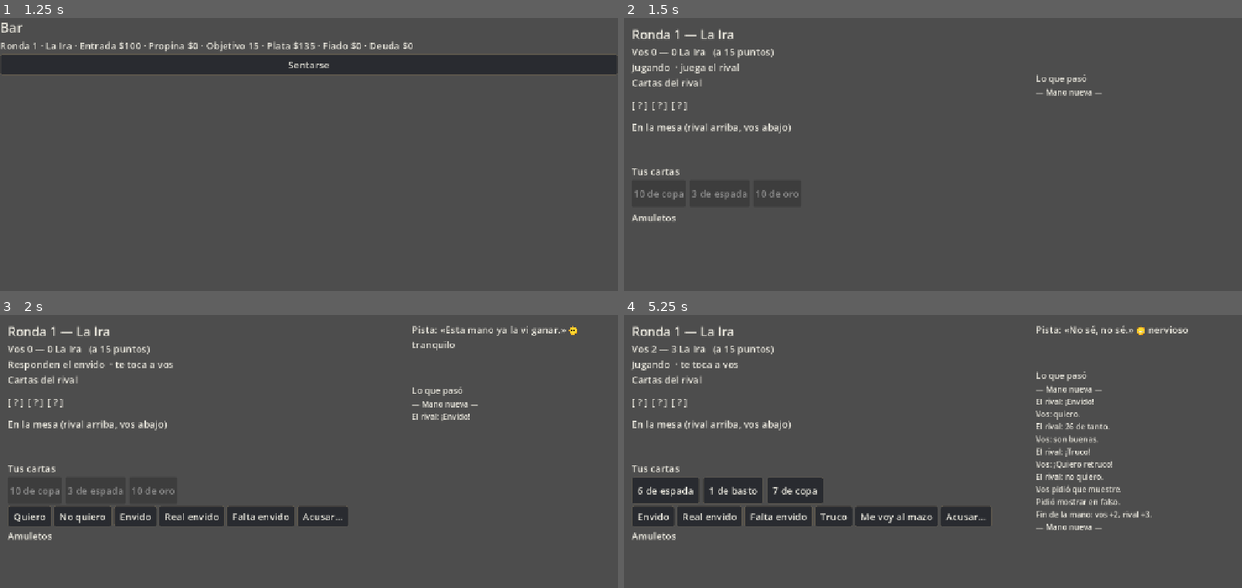
Above: before the commit, frames 1-4 (two rows, left to right).
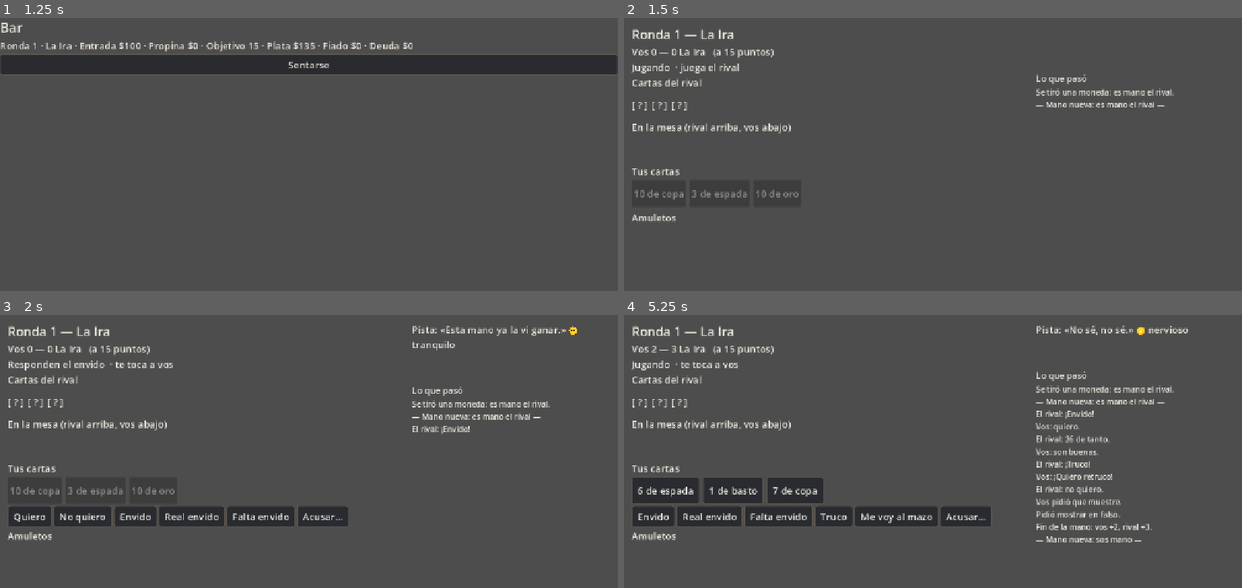
Above: after the commit, the same moments.

Repository: JoakoZarza/paye
Game: Godot game, scene res://ui/main.tscn
Same seed, same stepped clock (60 frames per second), same inputs: the game is played once before the commit and once after it.
Inputs:
- Up to frame 1 (1.25 s): click "Normal — Partida equilibrada …" at 0.5 s
- Up to frame 2 (1.5 s): click "Sentarse" at 1.25 s
- Up to frame 3 (2 s): no input
- Up to frame 4 (5.25 s): click "Quiero" at 2 s; click "Son buenas" at 2.75 s; click "Quiero retruco" at 3.5 s; click "Mostrame" at 4.25 s; click "Seguir" at 5 s

Frame 1 is identical in both runs. In frame 2, 0.5% of the frame differs, in the area x 66-89%, y 25-33%; in frame 3, 0.7%; in frame 4, 2.5%, in the area x 66-89%, y 25-84%.

Commit message:
fix(truco): irse al mazo con el envido ganado lo cobra el rival; la moneda decide el primer mano
Co-Authored-By: Claude Opus 5.5 <noreply@anthropic.com>

Diff:
--- a/core/ai/dealer_brain.gd
+++ b/core/ai/dealer_brain.gd
@@ -269,7 +269,8 @@
 		_emit_tell(st)
 		return truco_call
 	var lost_a_baza := view.baza_results().has(1 - me)
-	if pt < MAZO_STRENGTH and lost_a_baza and view.truco_level() >= MAZO_MIN_LEVEL:
+	# Con el envido ganado no se va al mazo: perdería esos puntos sin mostrar.
+	if pt < MAZO_STRENGTH and lost_a_baza and view.truco_level() >= MAZO_MIN_LEVEL and view.envido_winner() != me:
 		return TrucoAction.make(T.MAZO, me)
 	return TrucoAction.make(T.PLAY_CARD, me, pick_card(view))
 
@@ -327,7 +328,7 @@
 		- profile.stubbornness * TRUCO_ACCEPT_STUBBORN - model.truco_call_rate() * TRUCO_ACCEPT_CALLS
 	if pt >= accept_at:
 		return TrucoAction.make(T.QUIERO, me)
-	if pt < TRUCO_FOLD and profile.stubbornness < FOLD_MAX_STUBBORN:
+	if pt < TRUCO_FOLD and profile.stubbornness < FOLD_MAX_STUBBORN and view.envido_winner() != me:
 		return TrucoAction.make(T.MAZO, me)
 	return TrucoAction.make(T.NO_QUIERO, me)
 
--- a/core/truco/hand.gd
+++ b/core/truco/hand.gd
@@ -287,6 +287,11 @@
 			var points := _truco.rejected_value() if _truco.pending else _truco.accepted_value()
 			truco_points[1 - p] = points
 			events.append(GameEvent.make(&"mazo", {"player": p}))
+			# Irse al mazo sin mostrar el tanto ganado: el envido lo cobra el rival.
+			if _envido_accepted and _envido_winner == p:
+				envido_points[1 - p] += _envido_value
+				_envido_winner = -1
+				events.append(GameEvent.make(&"envido_forfeit", {"player": p, "points": _envido_value}))
 			_finish(events)
 		T.DEMAND_SHOW, T.ACCEPT_TANTO:
 			_resolve_show(p, a.type == T.DEMAND_SHOW, events)
--- a/core/truco/hand_view.gd
+++ b/core/truco/hand_view.gd
@@ -62,3 +62,8 @@
 
 func opponent_card_count() -> int:
 	return _hand.cards[1 - me].size()
+
+
+## Quién ganó el envido (provisorio, antes de mostrar); -1 si nadie.
+func envido_winner() -> int:
+	return _hand.envido_winner()
--- a/core/truco/match.gd
+++ b/core/truco/match.gd
@@ -35,7 +35,12 @@
 	deck = Deck.new(_rng)
 	deck.shuffle()
 	var dealt := [deck.draw(CARDS_PER_PLAYER), deck.draw(CARDS_PER_PLAYER)]
-	return start_hand_with(dealt, _next_mano())
+	var first := mano == -1
+	var events := start_hand_with(dealt, _next_mano())
+	# El primer mano del partido sale de tirar una moneda.
+	if first:
+		events.push_front(GameEvent.make(&"coin_toss", {"mano": mano}))
+	return events
 
 
 ## Arranca una mano con cartas y mano elegidos. La usan start_hand y los tests.
--- a/tests/amulets/test_amulet_levels.gd
+++ b/tests/amulets/test_amulet_levels.gd
@@ -156,8 +156,10 @@
 		m.apply(TrucoAction.make(T.QUIERO, 1))
 		m.apply(TrucoAction.make(T.DECLARE_TANTO, 0, -1, 33))
 		m.apply(TrucoAction.make(T.SON_BUENAS, 1))
-		# La verificación del tanto llega al terminar la mano.
-		m.apply(TrucoAction.make(T.MAZO, m.hand.current_player()))
+		# La verificación llega al terminar la mano. Se va el rival: si se fuera
+		# quien ganó el envido, lo perdería sin mostrar.
+		m.apply(TrucoAction.make(T.PLAY_CARD, 0, 0))
+		m.apply(TrucoAction.make(T.MAZO, 1))
 		assert_eq(m.hand.phase, TrucoHand.Phase.SHOW_DECISION)
 		if t._apply_rules(TrucoAction.make(T.DEMAND_SHOW, 1)).type == T.DEMAND_SHOW:
 			shows += 1
--- a/tests/amulets/test_table_rules.gd
+++ b/tests/amulets/test_table_rules.gd
@@ -17,7 +17,8 @@
 	H.advance(t, func() -> bool: return t.truco_match.hand.phase == TrucoHand.Phase.PLAYING)
 	if t.truco_match.hand.envido_winner() != 0 or t.truco_match.hand.is_over():
 		return null
-	t.player_action(TrucoAction.make(H.T.MAZO, 0))
+		# Se juega la mano hasta que el dealer decide si pide mostrar.
+	H.advance(t, func() -> bool: return t.truco_match.hand.phase == TrucoHand.Phase.SHOW_DECISION)
 	if t.truco_match.hand.phase != TrucoHand.Phase.SHOW_DECISION:
 		return null
 	var events := t.dealer_step()
--- a/tests/cheats/test_accusation_flow.gd
+++ b/tests/cheats/test_accusation_flow.gd
@@ -87,7 +87,7 @@
 
 
 func test_acusar_durante_la_decision_de_mostrar() -> void:
-	# El jugador (mano, 33 reales) gana el envido y se va al mazo; acusa mientras el dealer decide si pide mostrar.
+	# El jugador (mano, 33 reales) gana el envido; acusa mientras el dealer decide si pide mostrar.
 	for s in 60:
 		var t := H.table(H.profile(0.0, 0, 0.9), s)
 		var cards := [H.cards([[H.O, 7], [H.O, 6], [H.C, 4]]), H.cards([[H.E, 5], [H.E, 10], [H.B, 4]])]
@@ -100,7 +100,8 @@
 		H.advance(t, func() -> bool: return t.truco_match.hand.phase == TrucoHand.Phase.PLAYING)
 		if t.truco_match.hand.envido_winner() != 0 or t.truco_match.hand.is_over():
 			continue
-		t.player_action(TrucoAction.make(H.T.MAZO, 0))
+		# Se juega la mano hasta que el dealer decide si pide mostrar.
+		H.advance(t, func() -> bool: return t.truco_match.hand.phase == TrucoHand.Phase.SHOW_DECISION)
 		if t.truco_match.hand.phase != TrucoHand.Phase.SHOW_DECISION:
 			continue
 		assert_has(_types(t.accuse(Accusation.make(A.DEALER_HAND))), &"accusation_right")
--- a/tests/truco/test_hand.gd
+++ b/tests/truco/test_hand.gd
@@ -108,13 +108,15 @@
 	_do(h, T.QUIERO, 1)
 	_do(h, T.DECLARE_TANTO, 0, -1, 33)
 	_do(h, T.SON_BUENAS, 1)
-	_do(h, T.MAZO, 0)
+	# Se va el que perdió el envido: el ganador todavía tiene que mostrar.
+	_do(h, T.PLAY_CARD, 0, 0)
+	_do(h, T.MAZO, 1)
 	assert_eq(h.phase, TrucoHand.Phase.SHOW_DECISION)
 	assert_eq(h.current_player(), 1)
 	_do(h, T.DEMAND_SHOW, 1)
 	assert_true(h.is_over())
 	assert_eq(h.envido_points, [0, 2 + TrucoHand.LIE_PENALTY])
-	assert_eq(h.truco_points, [0, 1])
+	assert_eq(h.truco_points, [1, 0])
 
 
 func test_pedir_mostrar_y_era_verdad() -> void:
@@ -123,7 +125,9 @@
 	_do(h, T.QUIERO, 1)
 	_do(h, T.DECLARE_TANTO, 0, -1, 33)
 	_do(h, T.SON_BUENAS, 1)
-	_do(h, T.MAZO, 0)
+	# Se va el que perdió el envido: el ganador todavía tiene que mostrar.
+	_do(h, T.PLAY_CARD, 0, 0)
+	_do(h, T.MAZO, 1)
 	_do(h, T.DEMAND_SHOW, 1)
 	assert_eq(h.envido_points, [2 + TrucoHand.WRONG_SHOW_PENALTY, 0])
 
@@ -134,7 +138,9 @@
 	_do(h, T.QUIERO, 1)
 	_do(h, T.DECLARE_TANTO, 0, -1, 33)
 	_do(h, T.SON_BUENAS, 1)
-	_do(h, T.MAZO, 0)
+	# Se va el que perdió el envido: el ganador todavía tiene que mostrar.
+	_do(h, T.PLAY_CARD, 0, 0)
+	_do(h, T.MAZO, 1)
 	_do(h, T.ACCEPT_TANTO, 1)
 	assert_eq(h.envido_points, [2, 0])
 
@@ -146,6 +152,7 @@
 	_do(h, T.QUIERO, 1)
 	_do(h, T.DECLARE_TANTO, 0, -1, 25)
 	_do(h, T.DECLARE_TANTO, 1, -1, 26)
+	# Se va el que perdió el envido: el ganador todavía tiene que mostrar.
 	_do(h, T.MAZO, 0)
 	assert_eq(h.current_player(), 0)
 	_do(h, T.DEMAND_SHOW, 0)
@@ -344,3 +351,17 @@
 	assert_false(_has(h, T.TRUCO), "el dealer no puede volver a cantar truco en esta mano")
 	_do(h, T.PLAY_CARD, 1, 0)
 	assert_true(_has(h, T.TRUCO), "el jugador sí puede cantar truco")
+
+
+func test_irse_al_mazo_con_el_envido_ganado_lo_pierde() -> void:
+	var h := TrucoHand.new([_cards([[Card.Suit.ORO, 7], [Card.Suit.ORO, 6], [Card.Suit.COPA, 4]]),
+		_cards([[Card.Suit.ESPADA, 4], [Card.Suit.BASTO, 5], [Card.Suit.COPA, 6]])], 0, 15)
+	h.apply(TrucoAction.make(TrucoAction.Type.ENVIDO, 0))
+	h.apply(TrucoAction.make(TrucoAction.Type.QUIERO, 1))
+	h.apply(TrucoAction.make(TrucoAction.Type.DECLARE_TANTO, 0, -1, 33))
+	h.apply(TrucoAction.make(TrucoAction.Type.SON_BUENAS, 1))
+	var events := h.apply(TrucoAction.make(TrucoAction.Type.MAZO, 0))
+	assert_true(events.any(func(e: GameEvent) -> bool: return e.type == &"envido_forfeit"))
+	assert_true(h.is_over(), "sin mostrar no hay verificación")
+	assert_eq(h.envido_points, [0, 2] as Array[int])
+	assert_eq(h.truco_points, [0, 1] as Array[int])
--- a/tests/truco/test_match.gd
+++ b/tests/truco/test_match.gd
@@ -86,7 +86,8 @@
 	_do(m, T.QUIERO, 1)
 	_do(m, T.DECLARE_TANTO, 0, 33)
 	_do(m, T.SON_BUENAS, 1)
-	_do(m, T.MAZO, 0)
+	m.apply(TrucoAction.make(T.PLAY_CARD, 0, 0))
+	_do(m, T.MAZO, 1)
 	_do(m, T.ACCEPT_TANTO, 1)
 	assert_eq(m.winner(), 0)
 	assert_eq(m.scores, [15, 13])
@@ -100,7 +101,8 @@
 	_do(m, T.QUIERO, 1)
 	_do(m, T.DECLARE_TANTO, 0, 33)
 	_do(m, T.SON_BUENAS, 1)
-	_do(m, T.MAZO, 0)
+	m.apply(TrucoAction.make(T.PLAY_CARD, 0, 0))
+	_do(m, T.MAZO, 1)
 	_do(m, T.ACCEPT_TANTO, 1)
 	assert_eq(m.scores, [15, 0])
 
@@ -143,3 +145,15 @@
 	var m := _match(15, 1)
 	m.start_hand()
 	assert_eq(m.deck.remaining(), 34)
+
+
+func test_el_primer_mano_sale_de_una_moneda() -> void:
+	var rng := RandomNumberGenerator.new()
+	rng.seed = 3
+	var m := TrucoMatch.new(15, rng)
+	var first := m.start_hand()
+	assert_eq(first[0].type, &"coin_toss")
+	assert_eq(first[0].data["mano"], m.mano)
+	m.apply(TrucoAction.make(TrucoAction.Type.MAZO, m.hand.current_player()))
+	var second := m.start_hand()
+	assert_ne(second[0].type, &"coin_toss")
--- a/ui/screens/table_screen.gd
+++ b/ui/screens/table_screen.gd
@@ -455,9 +455,13 @@
 func _describe(e: GameEvent) -> String:
 	var d := e.data
 	match e.type:
+		&"coin_toss":
+			return "Se tiró una moneda: " + ("sos mano." if int(d["mano"]) == PLAYER else "es mano el rival.")
 		&"hand_started":
 			_known.clear()
-			return "— Mano nueva —"
+			return "— Mano nueva: " + ("sos mano" if int(d["mano"]) == PLAYER else "es mano el rival") + " —"
+		&"envido_forfeit":
+			return "%s se fue al mazo sin mostrar: el envido es del otro." % _who(d["player"])
 		&"card_played":
 			return "%s: %s" % [_who(d["player"]), card_text(d["card"])]
 		&"call_made":
Not shown, changed: docs/DISENO.md
